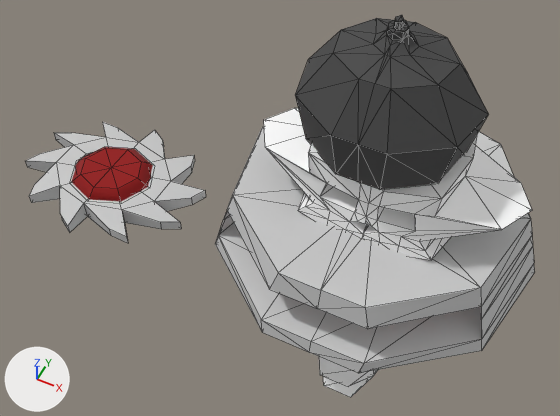
The FBX model Game_Art/3D_Model/Bosses/Boss_Two/Boss_Two_Anims/Boss_Two_Move.FBX, before and after one commit.
Both versions are drawn from a camera (50 mm lens) standing at (2.1, -5.48, 8.28) and looking at (-0.62, -0.04, 1.48). The axes (+X, +Y, +Z) are drawn at lower left. The lights are the same throughout. Mesh edges are drawn as thin lines. Where no turn or scale is listed for an object, it has been applied to the vertices.

The scene before the commit, as lines of its bpy script (objects in view):
```python
me_mesh = bpy.data.meshes.new('Mesh')
me_mesh.from_pydata(...)  # 453 vertices, 860 faces; spans x -1.76..1.83, y -1.61..1.89, z -2.4..3.2
# faces by material slot: [144, 268, 432, 16]
me_mesh.materials.append(mat_canon_boss_grey_mat)  # light grey #cacaca
me_mesh.materials.append(mat_canon_boss_black_mat)  # dark grey #474747
me_mesh.materials.append(mat_canon_boss_white_mat)  # white #ffffff
me_mesh.materials.append(mat_canon_boss_red_mat)  # red #ff0000
me_mesh_001 = bpy.data.meshes.new('Mesh.001')
me_mesh_001.from_pydata(...)  # 106 vertices, 102 faces; spans x -1.07..1.07, y -0.87..0.87, z -0.15..0.15
# faces by material slot: [70, 32]
me_mesh_001.materials.append(mat_boss_two_projectile_grey_mat)  # light grey #cacaca
me_mesh_001.materials.append(mat_boss_two_projectile_red_mat)  # red #940000
ob_boss2_projectile = bpy.data.objects.new('Boss2_Projectile', me_mesh_001)
ob_boss2_projectile.location = (-2.434, -0.713, 1.805)
ob_robo_boss = bpy.data.objects.new('Robo_Boss', me_mesh)
ob_robo_boss.location = (0.467, 0.0, 1.225)
```
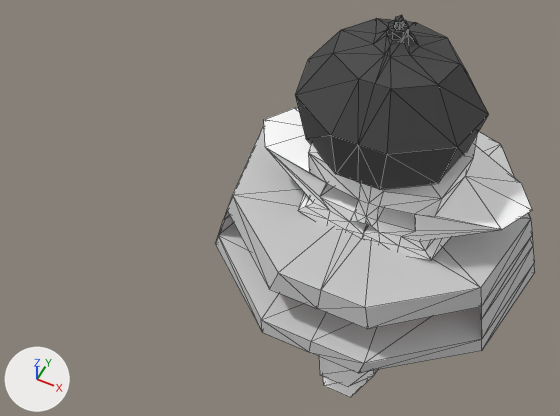
The change in detail:
Object 'Boss2_Projectile' (ob_boss2_projectile) is deleted.

Boxes [x1, y1, x2, y2] around the edits, measured in the pictures (560 x 416 px):
'Boss2_Projectile', deleted: before [25, 122, 206, 243]
    faces in mat_boss_two_projectile_grey_mat (light grey #cacaca): [25, 122, 206, 243]
    faces in mat_boss_two_projectile_red_mat (red #940000): [71, 147, 153, 202]
